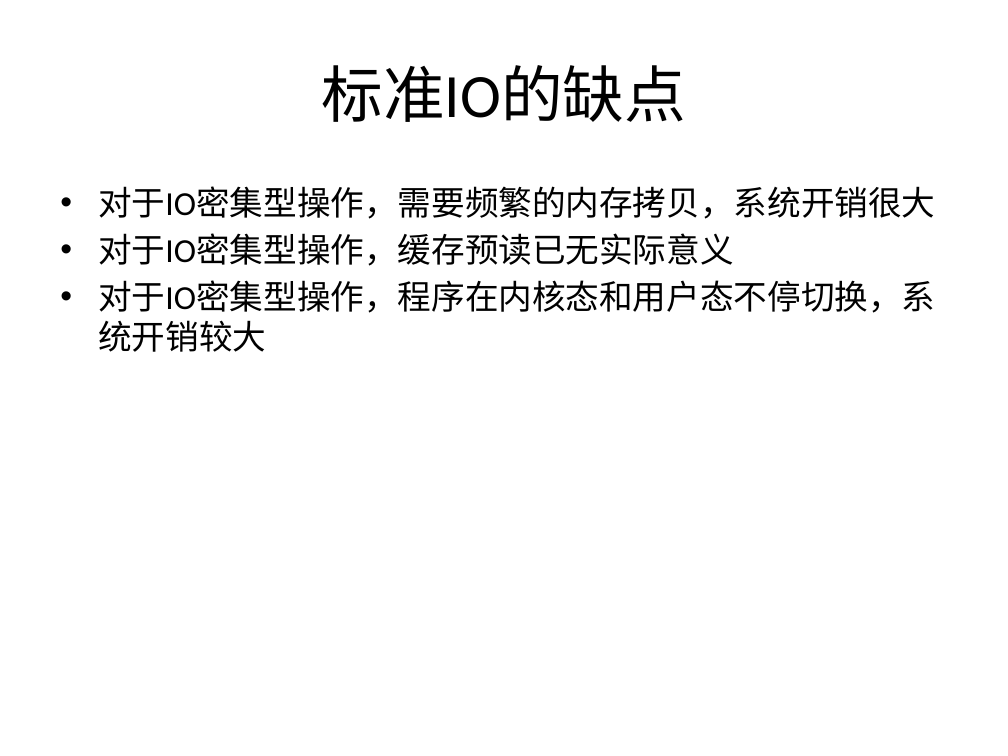
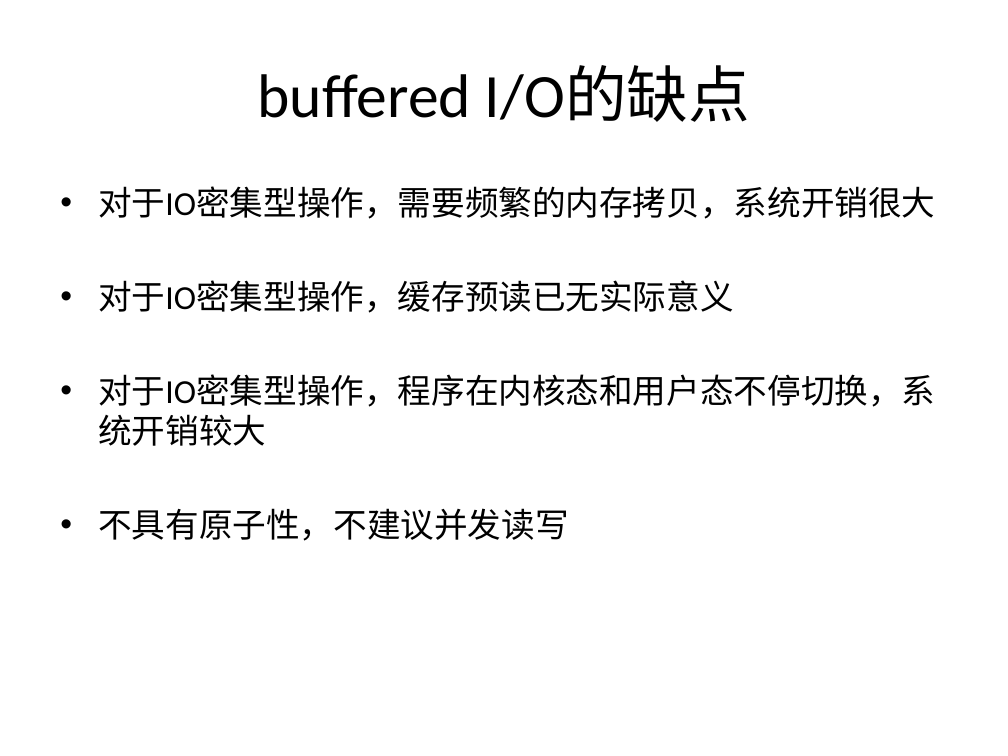
Before and after one commit to liuendy/practice, a slide deck: slide 6 of IO.pptx (slide 5 before the commit). Drawn at 1008x756 pixels with LibreOffice and Linux fonts; fonts in the diff are those of the drawing. Boxes give left, top, right and bottom in pixels: in the first picture for what was removed or moved away, otherwise in the second. Text is boxed around its words. In the diff, an @@ line names an element or a change of style, - is before the commit and + after.

```diff
--- a/IO.pptx
+++ b/IO.pptx
@@ title at (x1=258, y1=66, x2=750, y2=122): text changed @@
-标准IO的缺点
+buffered I/O的缺点
@@ text at (x1=98, y1=508, x2=568, y2=541): paragraph added @@
+• 不具有原子性，不建议并发读写
```
Also in this commit, not shown: 5 other slides changed, 3 slides added, 1 other file.
